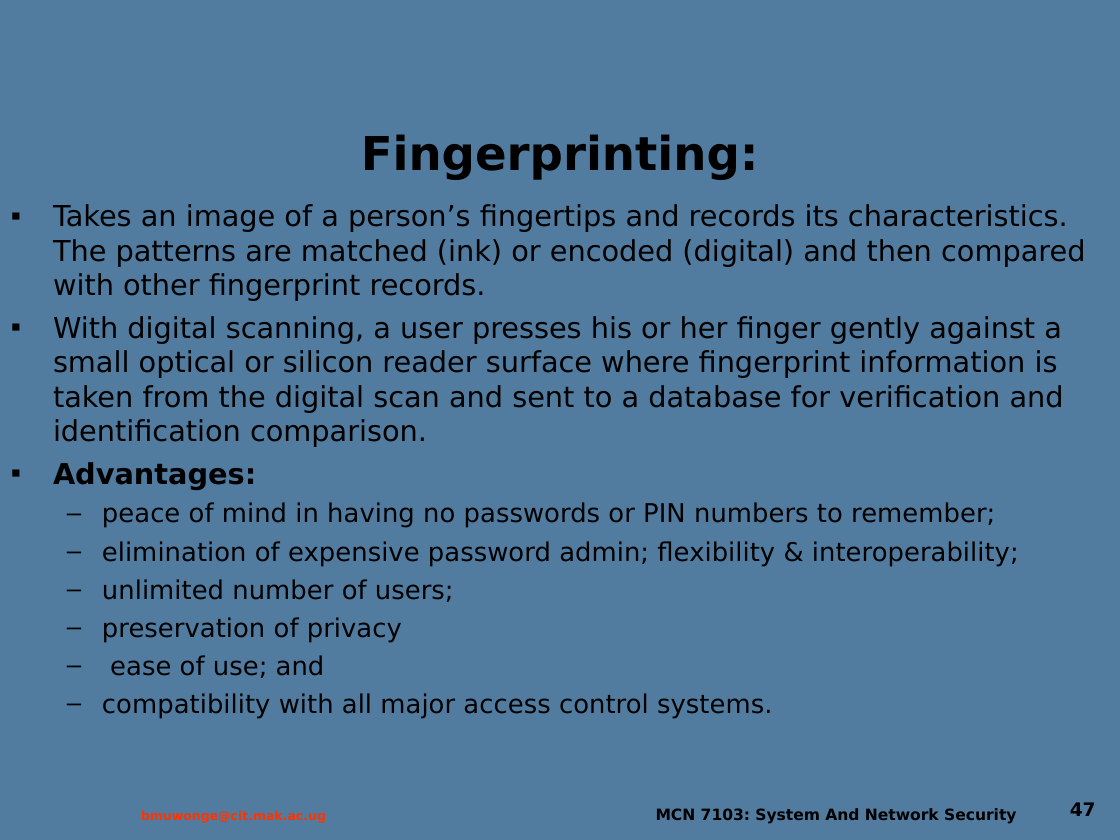
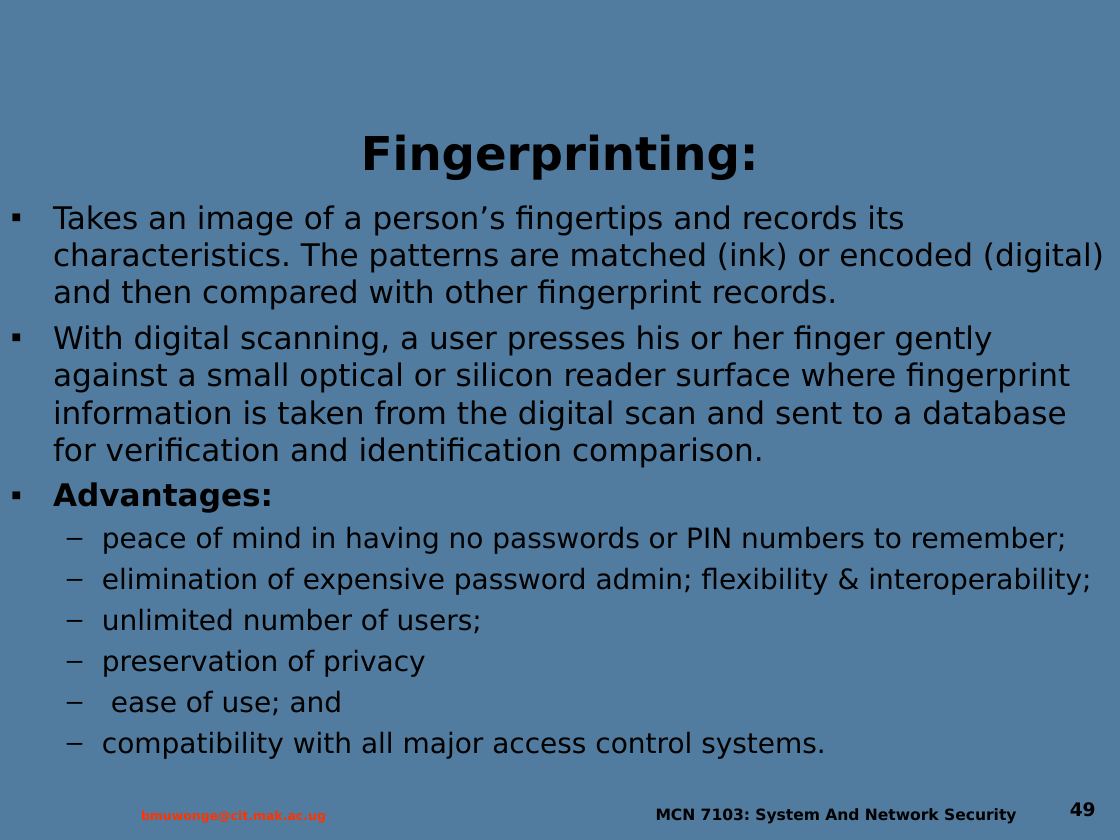
Before and after one commit to Dihfahsih1/Masters-Software-Engineering, a slide deck: slide 49 of yr-sem1/System and Network Security/Lecture_5.ppt (slide 47 before the commit). Drawn at 1120x840 pixels with LibreOffice and Linux fonts; fonts in the diff are those of the drawing; background and template pictures are left out. Boxes give left, top, right and bottom in pixels: in the first picture for what was removed or moved away, otherwise in the second. Text is boxed around its words. In the diff, an @@ line names an element or a change of style, - is before the commit and + after.

```diff
--- a/yr-sem1/System and Network Security/Lecture_5.ppt
+++ b/yr-sem1/System and Network Security/Lecture_5.ppt
@@ text "Takes an image of a ..." at <box>53,205,1104,759</box>: size 18.5 to 20 pt in "Takes an image of a person’s fingertips ...", "With digital scanning, a user presses his ...", "Advantages:"; size 16.6 to 18 pt in "peace of mind in having no passwords ...", "elimination of expensive password admin; flexibility & ...", "unlimited number of users;", "preservation of privacy" and 2 more places @@
@@ page number at <box>1070,802,1096,816</box>: text changed @@
-47
+49
```
Also in this commit, not shown: 8 other slides changed, 2 slides added, 8 other files.
